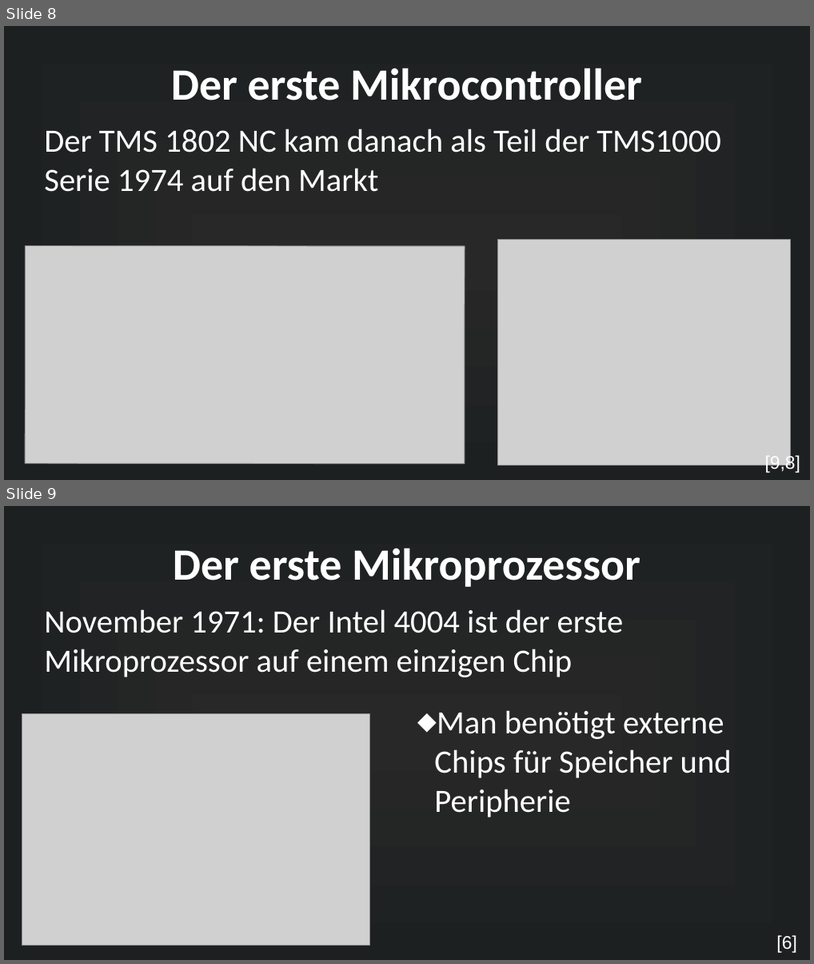
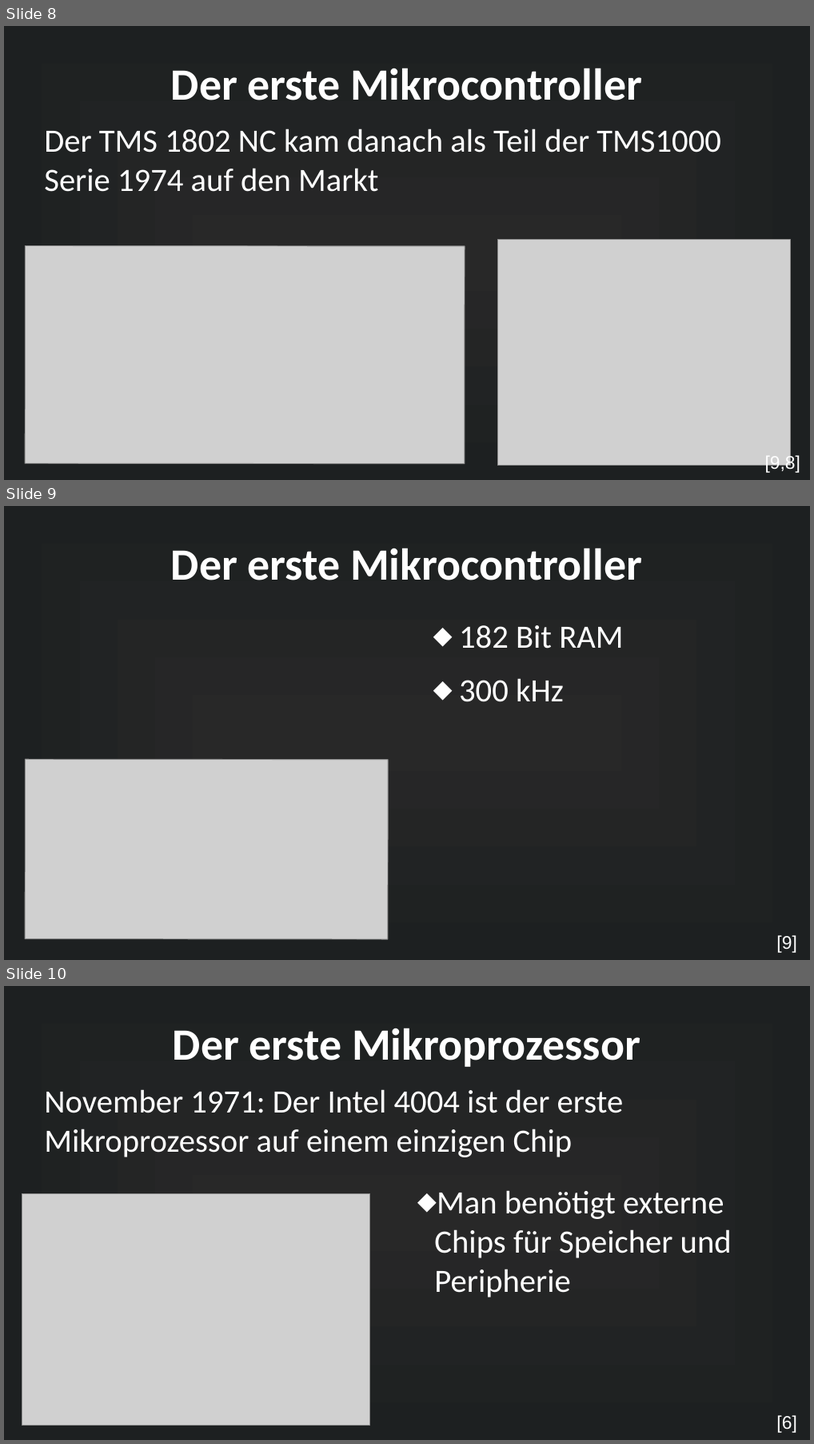
Before and after one commit to MuffinKran24/IMP_GFS, a slide deck: Mikrocontroller_GFS.odp. Shown one above the other, each under a label of ours: slides 8 and 9 before the commit, slides 8, 9 and 10 after it. The pictures are 814x964 and 814x1444 pixels, drawn with LibreOffice and Linux fonts; fonts in the diff are those of the drawing; grey boxes stand for pictures. Boxes give left, top, right and bottom in pixels: in the first picture for what was removed or moved away, otherwise in the second. Text is boxed around its words. In the diff, an @@ line names an element or a change of style, - is before the commit and + after.

```diff
--- a/Mikrocontroller_GFS.odp
+++ b/Mikrocontroller_GFS.odp
@@ slide 9 added at <box>4,506,810,960</box>, background gradient #282828 to #1D2021 @@
@@ title added at <box>171,548,642,580</box>, 44 pt, text #FFFFFF, bold @@
+Der erste Mikrocontroller
@@ text added at <box>459,625,623,702</box>, 32 pt, text #FFFFFF @@
+⬥ 182 Bit RAM
+⬥ 300 kHz
@@ picture added at <box>25,760,388,939</box> @@
@@ text added at <box>777,935,797,952</box>, 18 pt, text #FFFFFF @@
+[9]
@@ what was slide 9 is now slide 10 @@
```
Also in this commit, not shown: 1 slide changed, 1 other file.
